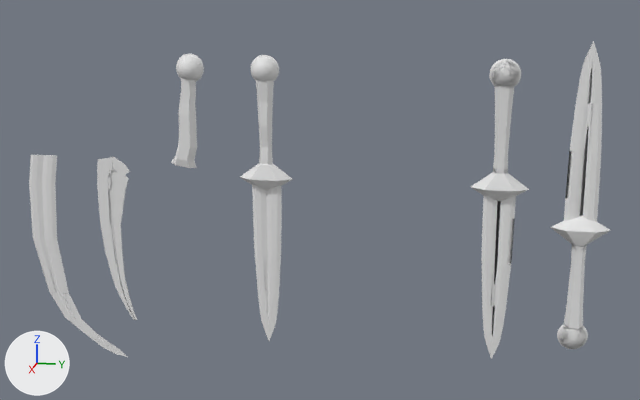
What one commit did to the Blender file Blender/Dagger.blend.
Camera for both pictures: a camera (50 mm lens) standing at (11.02, 3.52, 2.79) and looking at (-0.08, 1.3, 0.01). The axes (+X, +Y, +Z) are drawn at lower left. The lights are the same throughout.
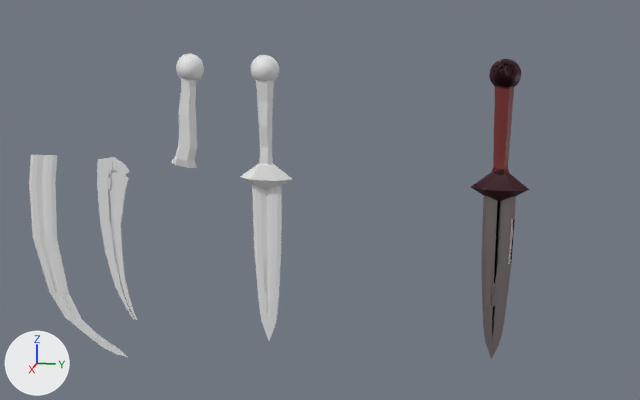
Diff of the bpy script that builds the scene:
```diff
--- a/Blender/Dagger.blend.py
+++ b/Blender/Dagger.blend.py
@@ mat_material_002 @@
+mat_material_002 = principled_material('Material.002')
+mat_material_002.base_color = (0.0383, 0.0, 0.00518)  # dark red #370010
@@ mat_material_001 @@
+mat_material_001 = principled_material('Material.001')
+mat_material_001.base_color = (0.336, 0.289, 0.293)  # grey #9d9293
+mat_material_001.metallic = 1.0
@@ mat_material_003 @@
+mat_material_003 = principled_material('Material.003')
+mat_material_003.base_color = (0.189, 0.0241, 0.0235)  # dark red #782b2a
@@ me_plane_001 @@
 me_plane_001.from_pydata(...)  # 1262 vertices, 1432 faces; spans x -12.5..14.1, y -2.5..2.5, z -1.1..1.1
 # used by ob_plane_001; location = (0.0, 3.6, 0.06); rotation_euler = (0.0, 1.571, 0.0), in degrees (0, 90, 0); scale = (0.146, 0.146, 0.146)
+# me_plane_001 part 1
+# 5 vertices are removed from x -6.4..-4.5, y -0.3..0.3, z 0.4..0.6
+# 289 faces are deleted
+# 6 vertices in x -6.4..-2.9, y -0.3, z -0.6..-0.5 move by (0.0, -0.1, -0.1)
+# 4 vertices in x -6.4..-2.9, y 0.5..0.7, z 0.0 move by (0.0, 0.1, 0.0)
+# 4 vertices in x -3.0..-2.9, y 0.3, z -0.6..-0.5 move by (0.0, 0.1, -0.1)
+# 4 vertices in x -3.0..-2.9, y 0.3, z 0.5..0.6 move by (0.0, 0.1, 0.1)
+# 4 vertices in x -3.0..-2.9, y -0.3, z 0.5..0.6 move by (0.0, -0.1, 0.1)
+# 4 vertices in x -6.4..-2.9, y -0.7..-0.6, z 0.0 move by (0.0, -0.1, 0.0)
+# 16 vertices move from x -12.4..-0.5, y -0.3..0.3, z -0.6..0.6 to x -12.4..-0.5, y -0.3..0.3, z -0.7..0.7
+# 5 vertices are added at (-6.4, -0.4, 0.7), (-4.5, 0.3, 0.5), (-6.4, 0.3, 0.7), (-6.4, -0.4, 0.7), (-4.5, -0.3, 0.5)
+# 260 new faces join them, mat_material_002 (dark red #370010)
+# 8 new faces join them, mat_material_001 (grey #9d9293)
+# 21 new faces join them, mat_material_003 (dark red #782b2a)
+# me_plane_001 part 2: 280 faces spanning x -1.6..14.1, y -1.3..2.5, z -0.9..0.9 switch from no material to mat_material_001 (grey #9d9293)
+# me_plane_001 part 3: 799 faces spanning x -12.5..-1.0, y -2.5..2.5, z -1.1..1.1 switch from no material to mat_material_002 (dark red #370010)
+# me_plane_001 part 4: 73 faces spanning x -10.4..-2.9, y -0.8..0.8, z -0.7..0.7 switch from no material to mat_material_003 (dark red #782b2a)
@@ ob_plane_002 @@
-ob_plane_002 = bpy.data.objects.new('Plane.002', me_plane_002)
-ob_plane_002.location = (0.0, 4.6, 0.06)
-ob_plane_002.rotation_euler = (3.142, 4.712, 0.0)  # degrees (180, 270, 0)
-ob_plane_002.scale = (0.146, 0.146, 0.146)
```

Pixel boxes (x1, y1, x2, y2) of what changed, in the pictures (640 x 400 px; the box of a moved part takes in the faces that stretch with it):
'Plane.002', deleted
    before: (550, 41, 611, 349)
part 1 of me_plane_001, moved or reshaped
    both: (471, 59, 529, 201)
part 2 of me_plane_001, recoloured
    both: (481, 195, 516, 359)
part 3 of me_plane_001, recoloured
    before: (503, 59, 509, 61)
    after: (485, 59, 527, 197)
part 4 of me_plane_001, recoloured
    both: (493, 85, 514, 173)
